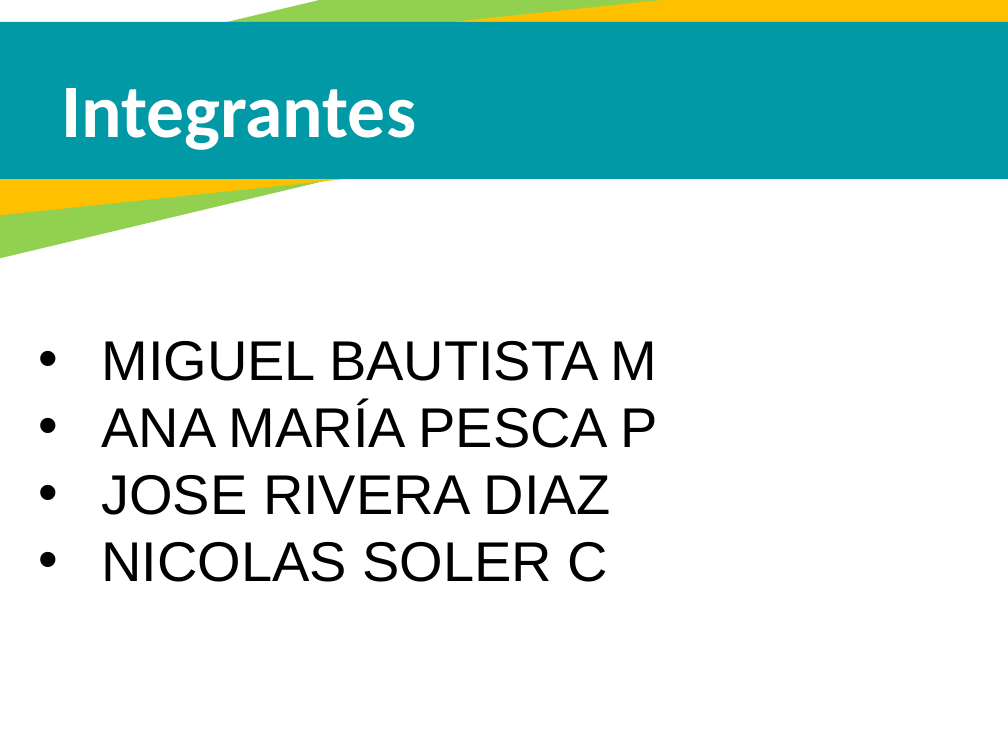
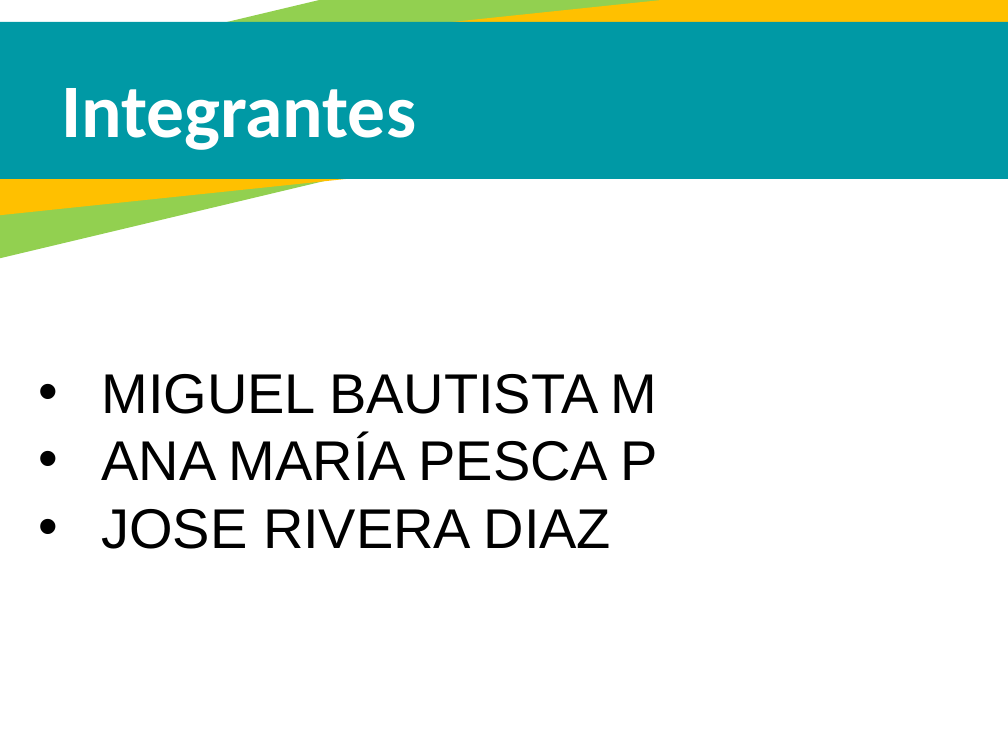
Before and after one commit to anniep98/BogotaPubs, a slide deck: slide 2 of Bogotá_PUB.pptx. Drawn at 1008x756 pixels with LibreOffice and Linux fonts; fonts in the diff are those of the drawing. Boxes give left, top, right and bottom in pixels: in the first picture for what was removed or moved away, otherwise in the second. Text is boxed around its words. In the diff, an @@ line names an element or a change of style, - is before the commit and + after.

```diff
--- a/Bogotá_PUB.pptx
+++ b/Bogotá_PUB.pptx
@@ text at box(101, 542, 608, 582): paragraph removed @@
-• NICOLAS SOLER C
```
